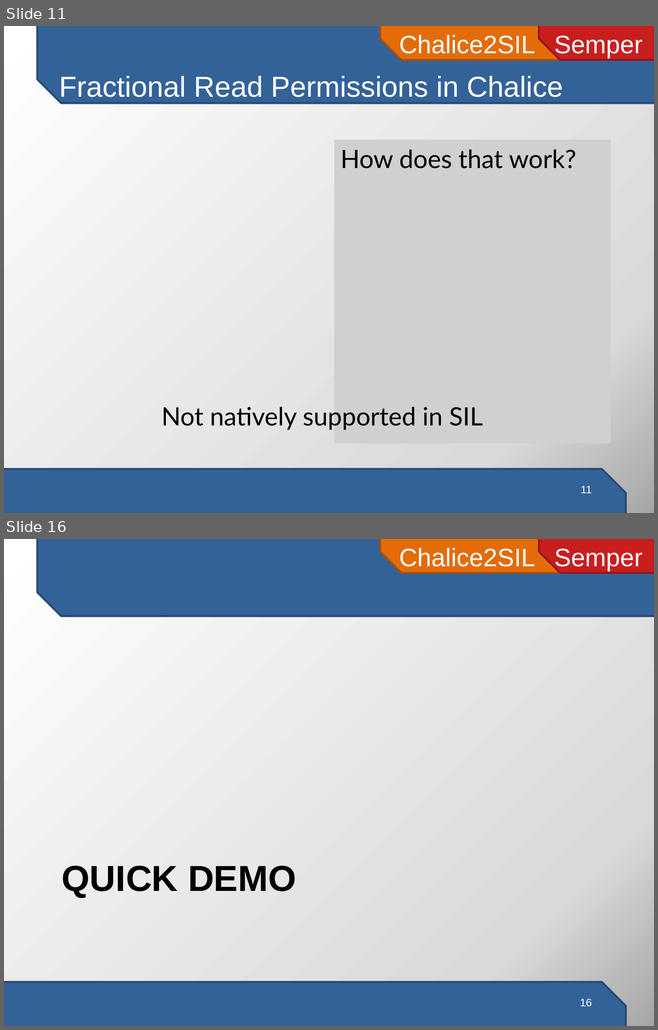
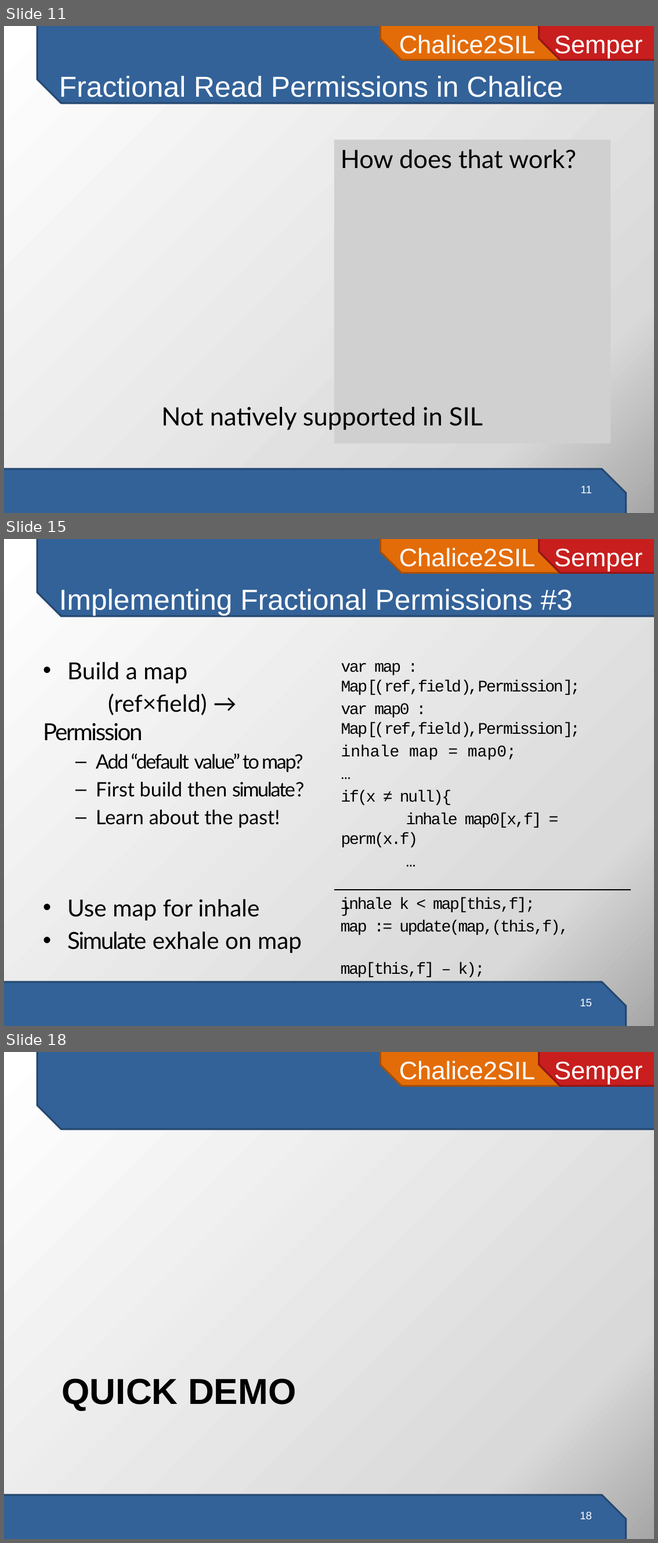
Before and after one commit to viperproject/chalice2silver, a slide deck: chalice2sil/doc/presentation/chalice2sil-presentation.pptx. Shown one above the other, each under a label of ours: slides 11 and 16 before the commit, slides 11, 15 and 18 after it; the slides between them are not shown. The pictures are 658x1030 and 658x1543 pixels, drawn with LibreOffice and Linux fonts; fonts in the diff are those of the drawing; grey boxes stand for pictures. Boxes give left, top, right and bottom in pixels: in the first picture for what was removed or moved away, otherwise in the second. Text is boxed around its words. In the diff, an @@ line names an element or a change of style, - is before the commit and + after.

```diff
--- a/chalice2sil/doc/presentation/chalice2sil-presentation.pptx
+++ b/chalice2sil/doc/presentation/chalice2sil-presentation.pptx
@@ slide 15 added at [4,539,654,1026], background gradient #FFFFFF to #D9D9D9 to #A6A6A6; not listed: 4 template elements that a slide beside it also shows @@
@@ title added at [59,589,572,616], 32 pt, text #FFFFFF @@
+Implementing Fractional Permissions #3
@@ text added at [43,662,304,828], 22 pt, text #000000 @@
+• Build a map
+(ref×field) → Permission
+  – Add “default value” to map?
+  – First build then simulate?
+  – Learn about the past!
@@ text added at [341,663,580,848], 18 pt, text #000000 @@
+var map : Map[(ref,field),Permission];
+var map0 : Map[(ref,field),Permission];
+inhale map = map0;
+…
+if(x ≠ null){
+inhale map0[x,f] = perm(x.f)
+…
+}
@@ text added at [67,899,302,953], 26 pt, text #000000 @@
+• Use map for inhale
+• Simulate exhale on map
@@ line added from (334, 890) to (631, 890), #000000 1.5 pt @@
@@ text added at [340,897,568,977], 18 pt, text #000000 @@
+inhale k < map[this,f];
+map := update(map,(this,f),
+map[this,f] – k);
@@ page number added at [579,999,592,1006], 12 pt, text #FFFFFF @@
+15
@@ what was slide 16 is now slide 18 @@
```
Also in this commit, not shown: 1 slide changed, 6 other slides added, 4 slides removed, 5 other files.
